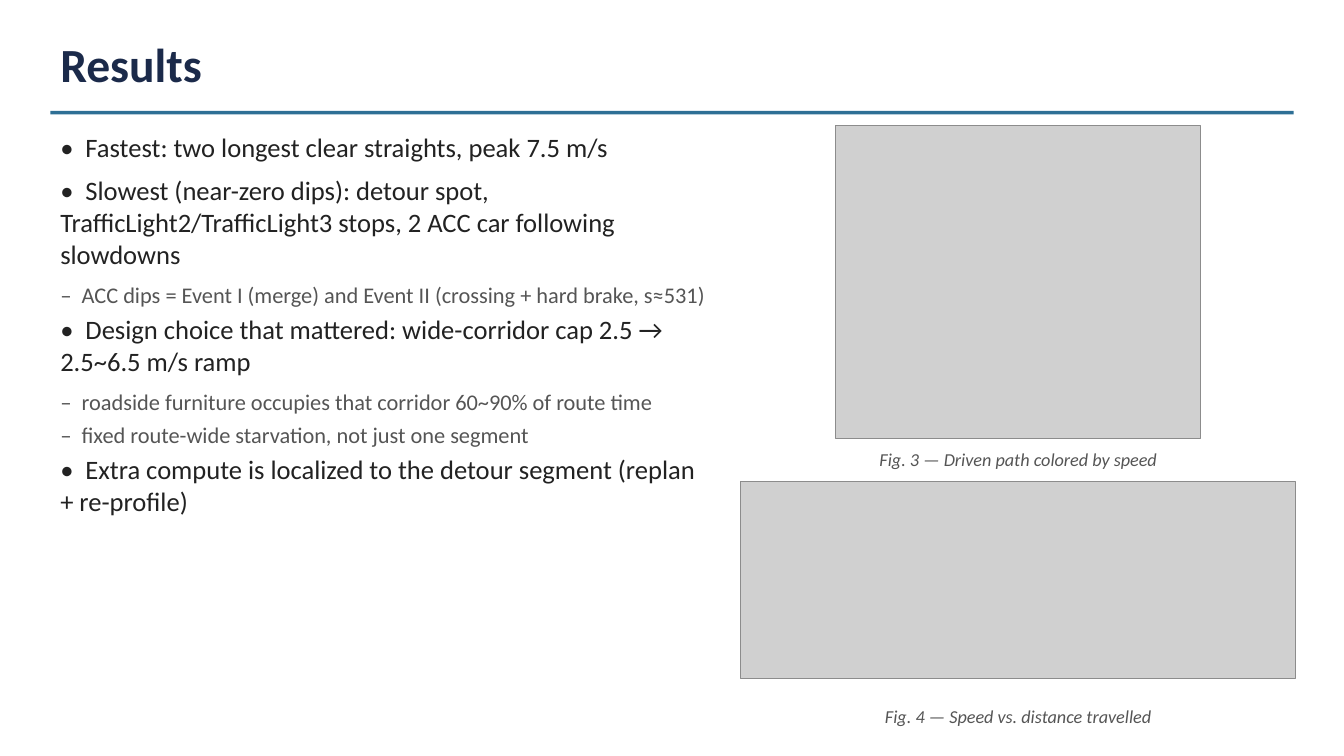
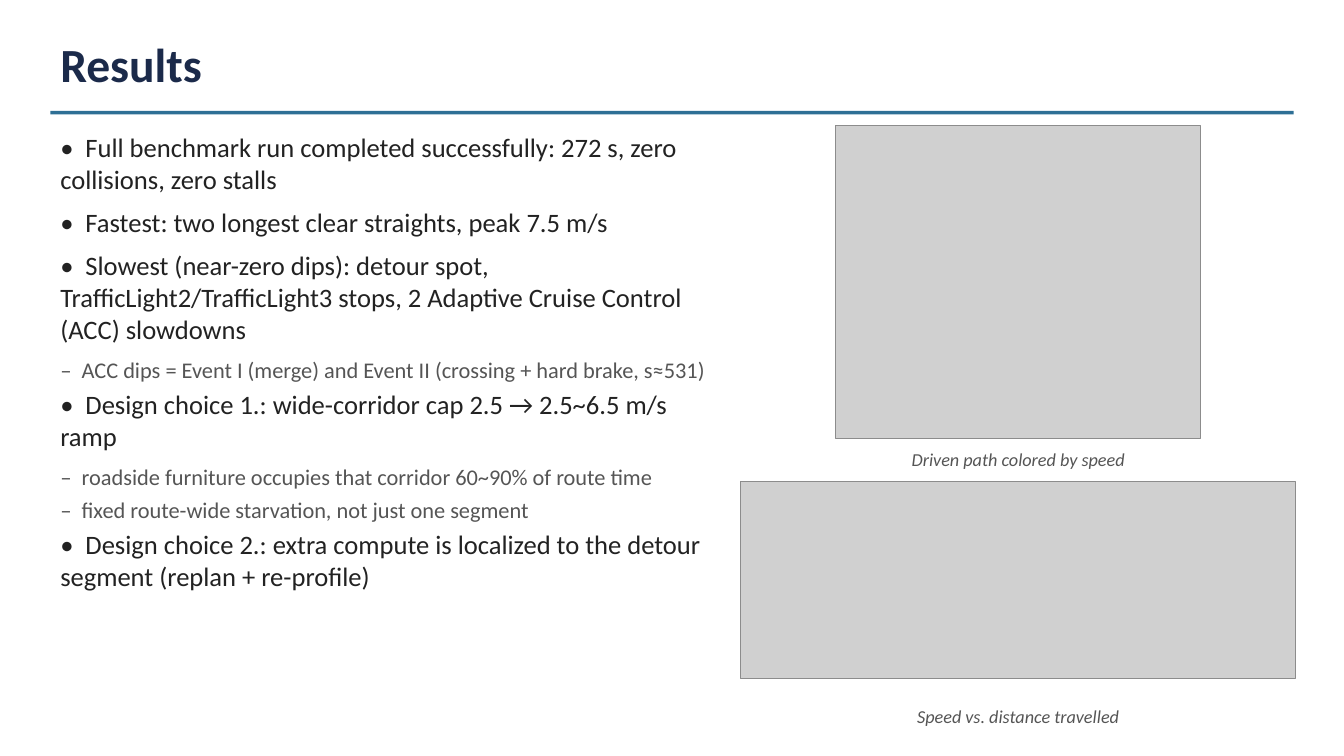
Before and after one commit to ly836669642-lgtm/project, a slide deck: slide 6 of docs/Report.pptx. Drawn at 1344x756 pixels with LibreOffice and Linux fonts; fonts in the diff are those of the drawing; grey boxes stand for pictures. Boxes give left, top, right and bottom in pixels: in the first picture for what was removed or moved away, otherwise in the second. Text is boxed around its words. In the diff, an @@ line names an element or a change of style, - is before the commit and + after.

Commit message:
update: full check of speech

```diff
--- a/docs/Report.pptx
+++ b/docs/Report.pptx
@@ text at box(60, 138, 676, 192): paragraph added @@
+• Full benchmark run completed successfully: 272 s, zero collisions, zero stalls
@@ text at box(60, 255, 682, 343): text changed @@
-• Slowest (near-zero dips): detour spot, TrafficLight2/TrafficLight3 stops, 2 ACC car following slowdowns
+• Slowest (near-zero dips): detour spot, TrafficLight2/TrafficLight3 stops, 2 Adaptive Cruise Control (ACC) slowdowns
@@ text at box(60, 395, 667, 451): text changed @@
-• Design choice that mattered: wide-corridor cap 2.5 → 2.5~6.5 m/s ramp
+• Design choice 1.: wide-corridor cap 2.5 → 2.5~6.5 m/s ramp
@@ text at box(912, 453, 1125, 469): text changed @@
-Fig. 3 — Driven path colored by speed
+Driven path colored by speed
@@ text at box(60, 535, 700, 591): text changed @@
-• Extra compute is localized to the detour segment (replan + re-profile)
+• Design choice 2.: extra compute is localized to the detour segment (replan + re-profile)
@@ text at box(917, 710, 1119, 726): text changed @@
-Fig. 4 — Speed vs. distance travelled
+Speed vs. distance travelled
```
Also in this commit, not shown: 3 other slides changed, 1 other file.
